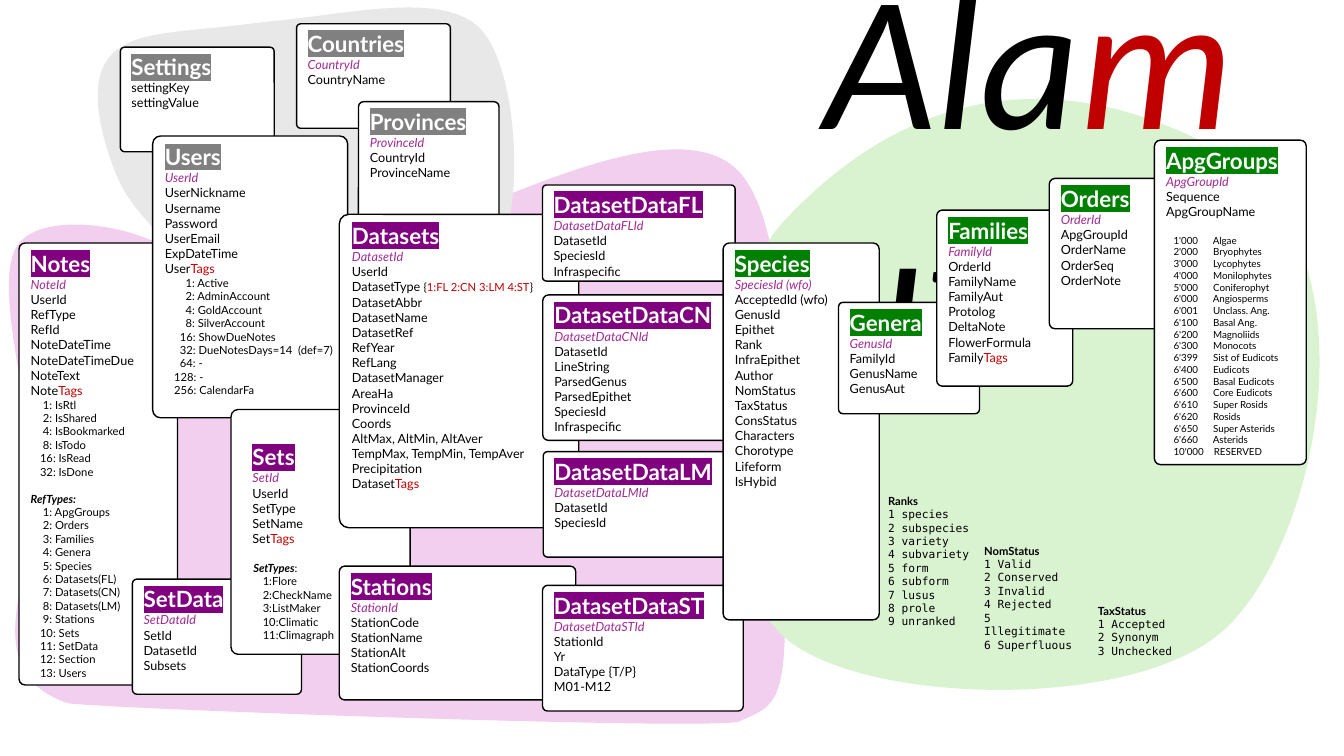
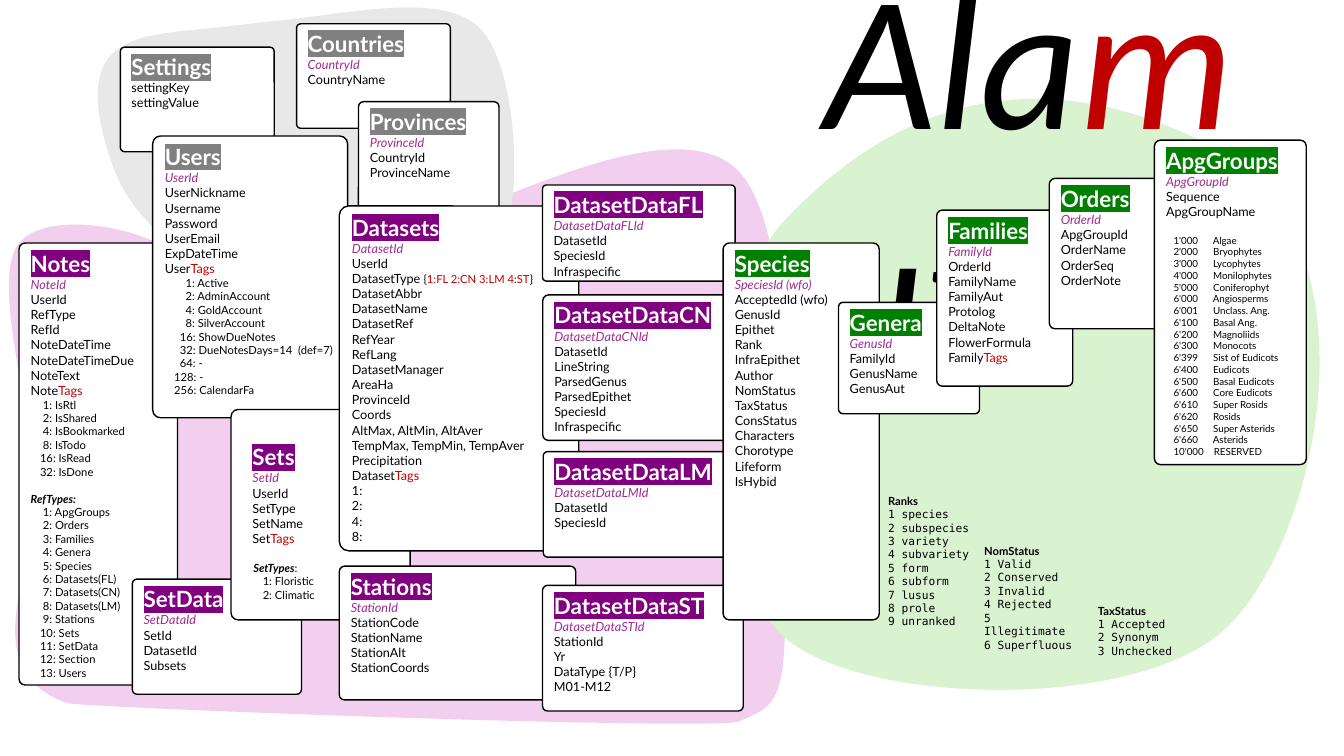
Before and after one commit to msht-ir/Alamutw, a slide deck: slide 1 of AlamutB/.appCatalog/Alamut.pptx. Drawn at 1344x756 pixels with LibreOffice and Linux fonts; fonts in the diff are those of the drawing. Boxes give left, top, right and bottom in pixels: in the first picture for what was removed or moved away, otherwise in the second. Text is boxed around its words. In the diff, an @@ line names an element or a change of style, - is before the commit and + after.

```diff
--- a/AlamutB/.appCatalog/Alamut.pptx
+++ b/AlamutB/.appCatalog/Alamut.pptx
@@ rounded rectangle "Datasets": place and size @@
-rounded rectangle "Datasets" at (340,215,580,528)
+rounded rectangle "Datasets" at (340,206,580,551)
@@ rounded rectangle "Sets": place and size @@
-rounded rectangle "Sets" at (231,409,410,654)
+rounded rectangle "Sets" at (231,409,410,620)
@@ text in rounded rectangle at (352,486,362,541): paragraphs added @@
+1:
+2:
+4:
+8:
@@ text in rounded rectangle at (263,576,315,599): text changed @@
-1:Flore
-2:CheckName
-3:ListMaker
-10:Climatic
-11:Climagraph
+1: Floristic
+2: Climatic
```
Also in this commit, not shown: 6 other files.
